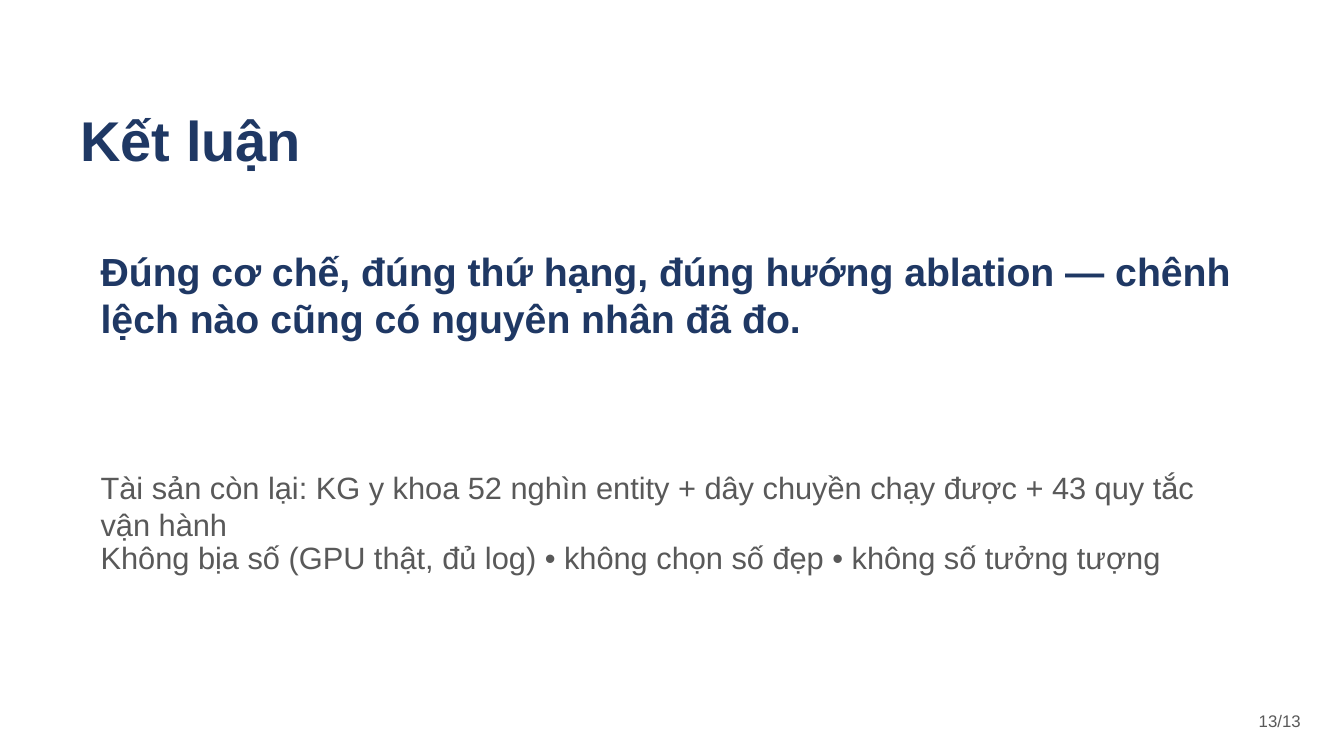
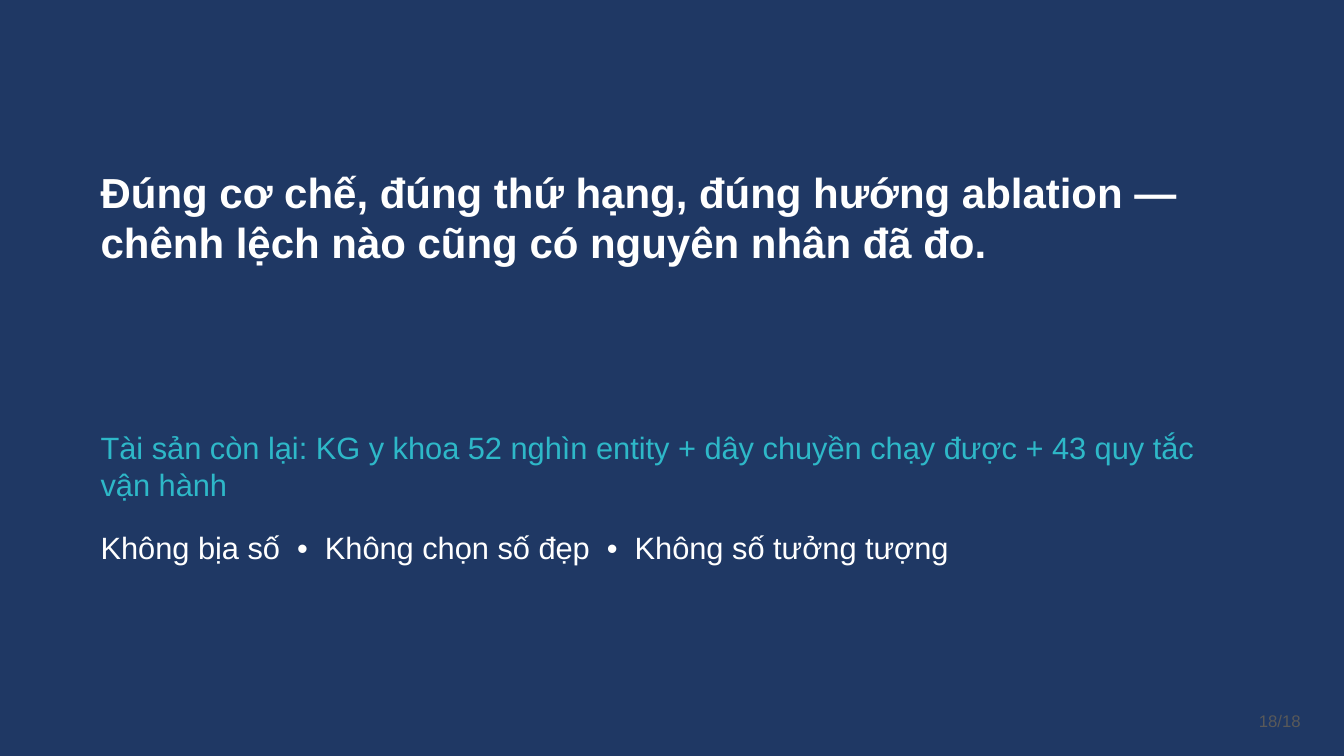
Before and after one commit to ntd25022006q/adgr-reproduction, a slide deck: slide 18 of report/slides_ADGR.pptx (slide 13 before the commit). Drawn at 1344x756 pixels with LibreOffice and Linux fonts; fonts in the diff are those of the drawing. Boxes give left, top, right and bottom in pixels: in the first picture for what was removed or moved away, otherwise in the second. Text is boxed around its words. In the diff, an @@ line names an element or a change of style, - is before the commit and + after.

Commit message:
Slides v2: navy theme, all 11 figures, short verified captions (18 slides)

```diff
--- a/report/slides_ADGR.pptx
+++ b/report/slides_ADGR.pptx
@@ background #FFFFFF to #1F3864 @@
@@ text removed at bbox=[80, 118, 301, 171] @@
-Kết luận
@@ text "Đúng cơ chế, đúng thứ ...": place and size @@
-text "Đúng cơ chế, đúng thứ ..." at bbox=[101, 256, 1230, 341]
+text "Đúng cơ chế, đúng thứ ..." at bbox=[101, 175, 1123, 267]
@@ text "Đúng cơ chế, đúng thứ ..." at bbox=[101, 175, 1123, 267]: size 28 to 30 pt, text colour #1F3864 to #FFFFFF @@
@@ text "Tài sản còn lại: KG ...": place and size @@
-text "Tài sản còn lại: KG ..." at bbox=[101, 475, 1194, 541]
+text "Tài sản còn lại: KG ..." at bbox=[101, 434, 1194, 501]
@@ text "Tài sản còn lại: KG ..." at bbox=[101, 434, 1194, 501]: text colour #595959 to #2EB8C8 @@
@@ text at bbox=[101, 535, 948, 565]: text changed; text colour #595959 to #FFFFFF @@
-Không bịa số (GPU thật, đủ log) • không chọn số đẹp • không số tưởng tượng
+Không bịa số • Không chọn số đẹp • Không số tưởng tượng
@@ text at bbox=[1259, 715, 1301, 727]: text changed @@
-13/13
+18/18
```
Also in this commit, not shown: 9 other slides changed, 8 slides added, 3 slides removed.
